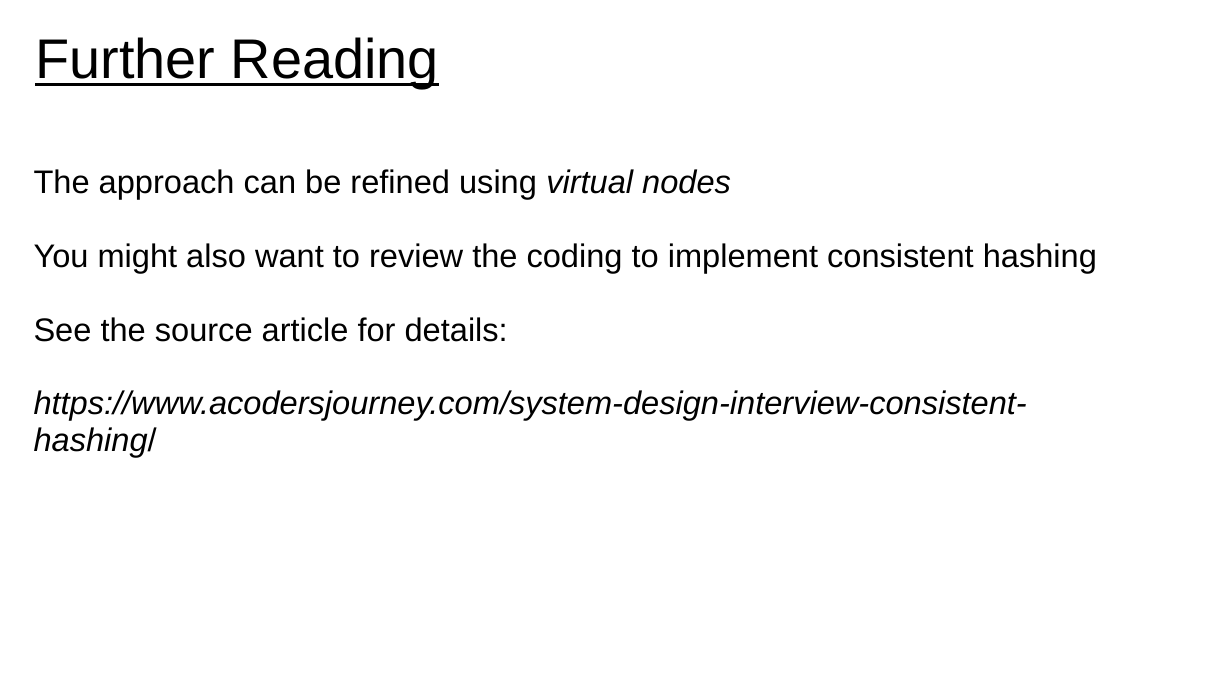
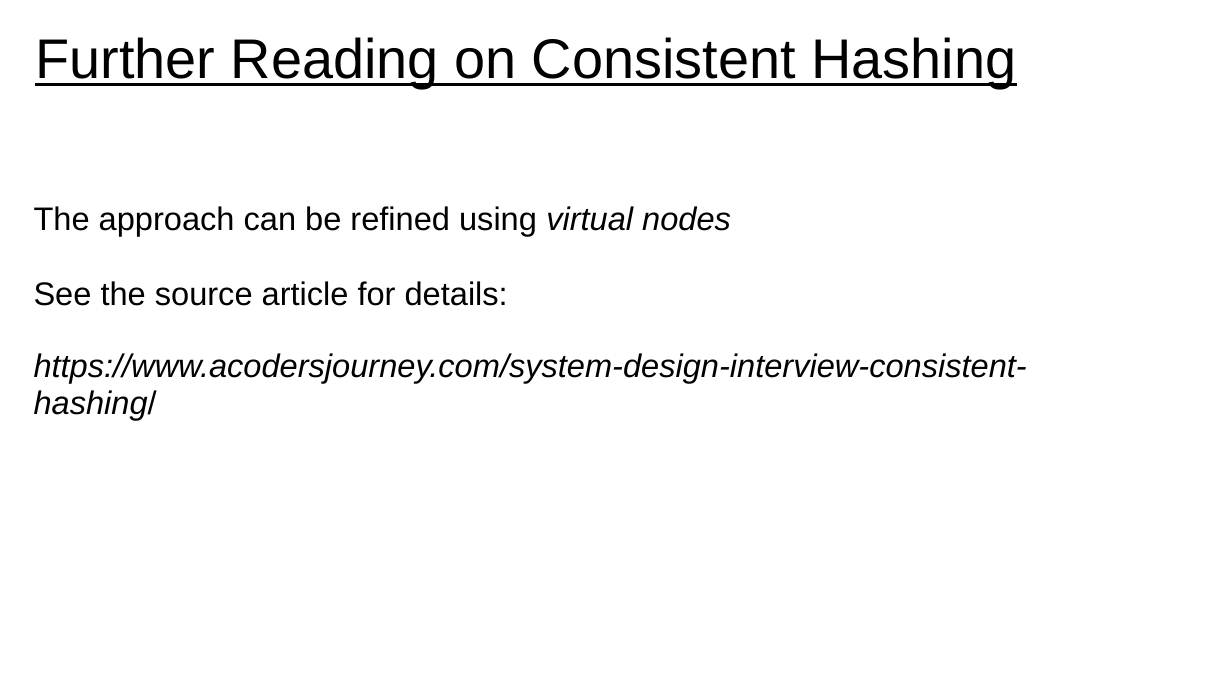
Before and after one commit to UVADS/distributed_computing, a slide deck: slide 13 of 09_distributed_data_concepts_and_tools/consistent_hashing.ppt (slide 11 before the commit). Drawn at 1232x693 pixels with LibreOffice and Linux fonts; fonts in the diff are those of the drawing. Boxes give left, top, right and bottom in pixels: in the first picture for what was removed or moved away, otherwise in the second. Text is boxed around its words. In the diff, an @@ line names an element or a change of style, - is before the commit and + after.

Commit message:
added to consistent hashing

```diff
--- a/09_distributed_data_concepts_and_tools/consistent_hashing.ppt
+++ b/09_distributed_data_concepts_and_tools/consistent_hashing.ppt
@@ text at (x1=35, y1=37, x2=1016, y2=88): text changed @@
-Further Reading
+Further Reading on Consistent Hashing
@@ subtitle at (x1=34, y1=243, x2=1097, y2=273): paragraph removed @@
-You might also want to review the coding to implement consistent hashing
```
Also in this commit, not shown: 1 other slide changed, 2 slides added.
